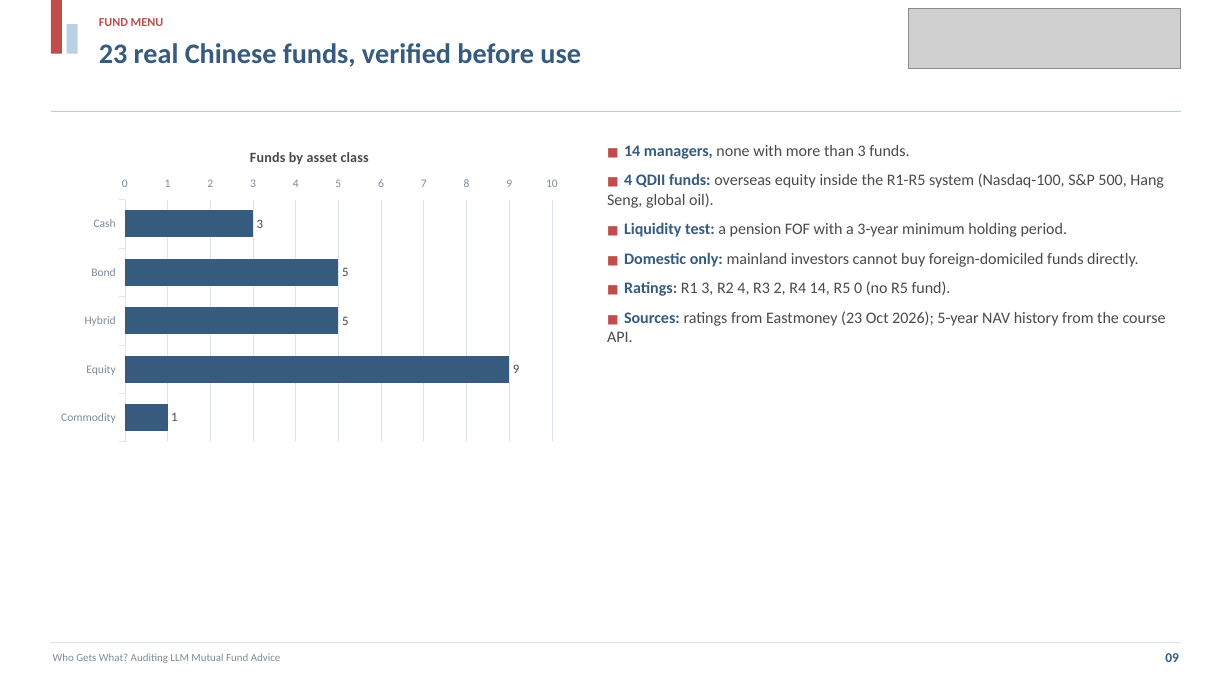
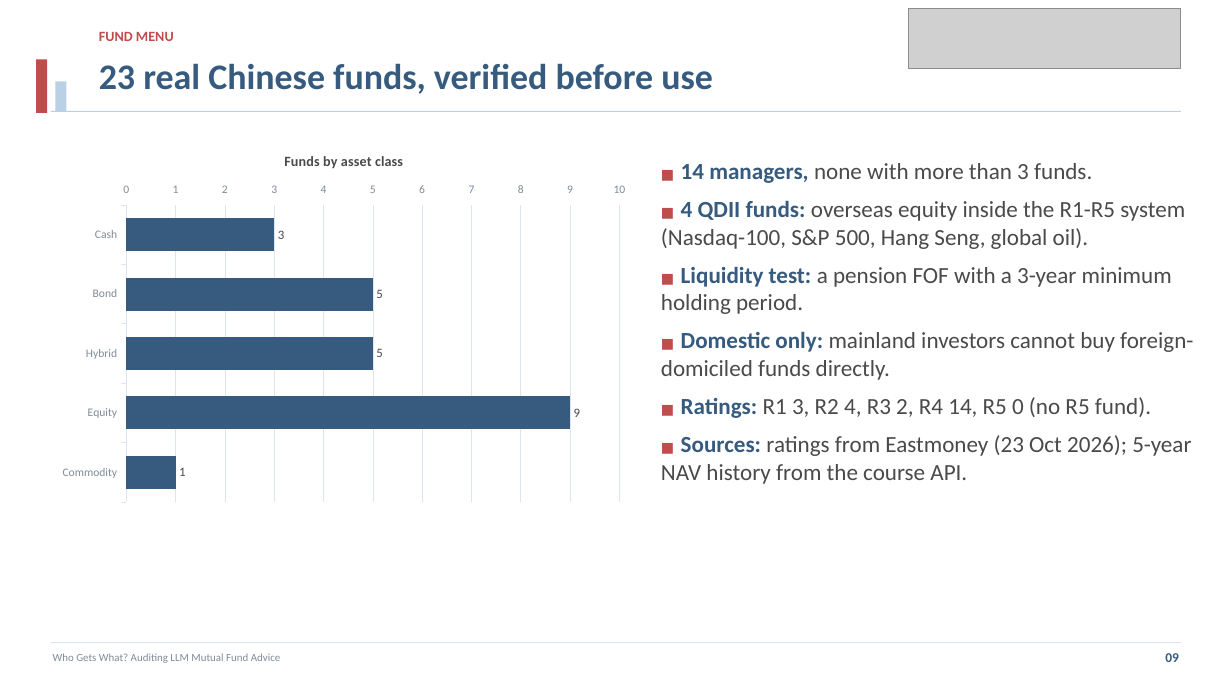
Before and after one commit to projectwork272005/AIauditingfinancial, a slide deck: slide 9 of presentation/presentation.pptx. Drawn at 1232x693 pixels with LibreOffice and Linux fonts; fonts in the diff are those of the drawing; grey boxes stand for pictures. Boxes give left, top, right and bottom in pixels: in the first picture for what was removed or moved away, otherwise in the second. Text is boxed around its words. In the diff, an @@ line names an element or a change of style, - is before the commit and + after.

```diff
--- a/presentation/presentation.pptx
+++ b/presentation/presentation.pptx
@@ text "FUND MENU": place and size @@
-text "FUND MENU" at [99,18,164,26]
+text "FUND MENU" at [99,32,174,41]
@@ text "FUND MENU" at [99,32,174,41]: size 9.5 to 11 pt @@
@@ rectangle: place and size @@
-rectangle at [51,0,62,54]
+rectangle at [36,59,47,113]
@@ text "23 real Chinese funds, verified ...": place and size @@
-text "23 real Chinese funds, verified ..." at [99,43,581,67]
+text "23 real Chinese funds, verified ..." at [99,63,713,94]
@@ text "23 real Chinese funds, verified ..." at [99,63,713,94]: size 22 to 28 pt @@
@@ rectangle: place and size @@
-rectangle at [67,24,78,54]
+rectangle at [55,81,67,111]
@@ bar chart at [51,137,638,509] @@
@@ category axis changed @@
@@ bar chart: place and size @@
-bar chart at [51,134,568,448]
+bar chart at [51,137,638,509]
@@ text "■ 14 managers, none with ...": place and size @@
-text "■ 14 managers, none with ..." at [607,145,1166,342]
+text "■ 14 managers, none with ..." at [661,163,1193,484]
@@ text "■ 14 managers, none with ..." at [661,163,1193,484]: size 9.5 to 11 pt in "■", "■", "■", "■" and 2 more places; size 12.5 to 18 pt @@
```
Also in this commit, not shown: 19 other slides changed, 2 other files.
